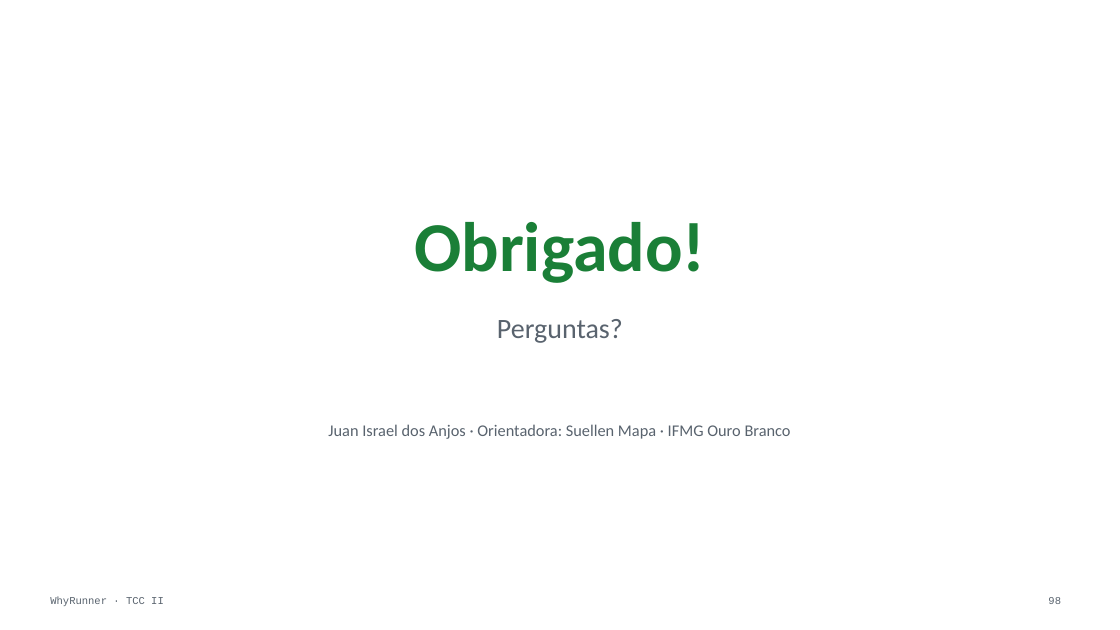
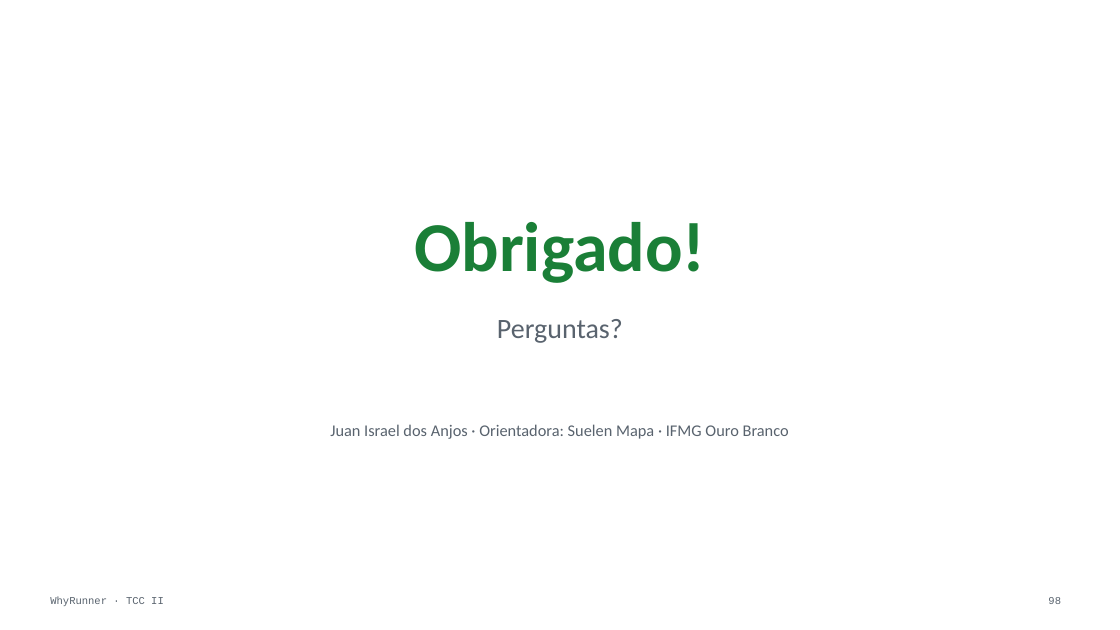
Before and after one commit to whowon2/why-runner, a slide deck: slide 98 of WhyRunner — Apresentação TCC II v5.pptx. Drawn at 1120x630 pixels with LibreOffice and Linux fonts; fonts in the diff are those of the drawing. Boxes give left, top, right and bottom in pixels: in the first picture for what was removed or moved away, otherwise in the second. Text is boxed around its words. In the diff, an @@ line names an element or a change of style, - is before the commit and + after.

Commit message:
docs: fix advisor name spelling (Suelen Mapa)
Correct 'Suellen' to 'Suelen' in the v5 deck, WSI slides, WSI banner
builders and the WSI script, and regenerate banner.pdf, slides.pdf and
the v5 deck. The rebuilt v5 deck also picks up the current
plagiarism_levels chart, which changed after the deck was last built.

```diff
--- a/WhyRunner — Apresentação TCC II v5.pptx
+++ b/WhyRunner — Apresentação TCC II v5.pptx
@@ text at bbox=[330, 424, 789, 439]: text changed @@
-Juan Israel dos Anjos · Orientadora: Suellen Mapa · IFMG Ouro Branco
+Juan Israel dos Anjos · Orientadora: Suelen Mapa · IFMG Ouro Branco
```
Also in this commit, not shown: 1 other slide changed, 6 other files.
